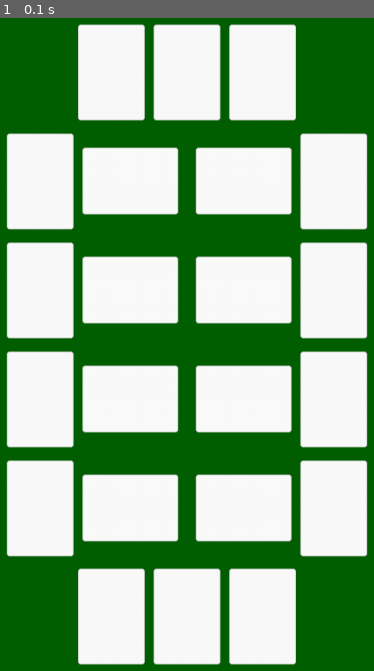
Above: before the commit, frame 1.
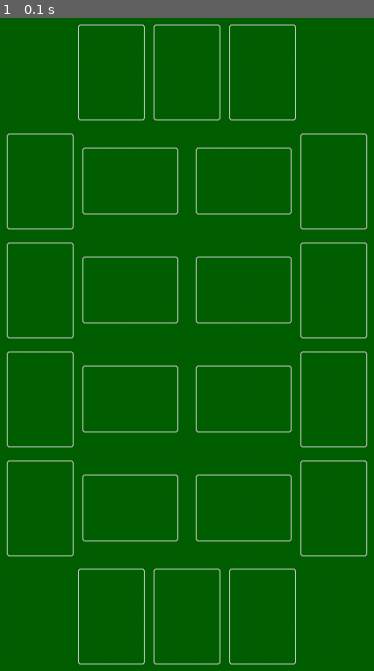
Above: after the commit, the same moment.

Repository: Squizzy/crapette-python
Game: pygame game, started from pygame-client.py
Same seed, same stepped clock (60 frames per second), same inputs: the game is played once before the commit and once after it.
Inputs:
- Up to frame 1 (0.1 s): no input

The runs differ from the first frame. In frame 1, 56% of the frame differs, in the area x 1-99%, y 0-100%.

Commit message:
corrected transparency of EC card; move place_stacks to StacksLayout class and renamed it render_empty_stacks

Diff:
--- a/pygame-client.py
+++ b/pygame-client.py
@@ -164,7 +164,7 @@
 
         # Convert each card faces to a surface
         for card in cards_faces:
-            cards_faces[card].convert()
+            cards_faces[card] = cards_faces[card].convert()
 
         self._originally_loaded_cards_faces = cards_faces.copy()
 
@@ -199,7 +199,7 @@
                                         (self.width, self.height))
 
         # Make the EC card transparent
-        self._cards_faces["EC"].set_colorkey(self._originally_loaded_cards_faces["EC"].get_at((50,50)))
+        self._cards_faces["EC"].set_colorkey(self._cards_faces["EC"].get_at((50,50)))
 
 class StacksLayout:
     _screen_width: int
@@ -220,6 +220,7 @@
         self._screen_height = GAME_HEIGHT
 
         self._cards = cards
+
         # self._card_width = cards.card_width
         # self._card_height = cards.card_height
         # , self._card_height = scaled_cards_dimensions(GAME_HEIGHT)
@@ -332,7 +333,6 @@
         stacks_positions = opponent_base_stacks_positions |center_stacks_positions | player_base_stacks_positions
         return stacks_positions
 
-
     def stacks_reposition_and_resize(self, width: int, height: int, cards: Cards) -> None:
         """
         Resize the screen
@@ -358,9 +358,32 @@
         self._margin_y = self._cards.height // 7
         self._positions = self._calculate_positions()
 
-
-card_faces: dict[str, pygame.Surface] = {}
-clock: pygame.time.Clock = pygame.time.Clock()
+    def render_empty_stacks(self, surface: pygame.Surface, cards: Cards):
+        stacks_positions = stacks_layout.stacks_positions
+        # stacks_positions = StacksLayout().stacks_positions
+
+        # for stack in stacks_positions:
+        #     blit_blank = cards.card_faces["EC"] if stacks_positions[stack][2] \
+        #         else pygame.transform.rotate(cards.card_faces["EC"].copy(), 90)
+
+        #     surface.blit(blit_blank, (stacks_positions[stack][0], stacks_positions[stack][1]) )
+
+        # stacks_positions = StacksLayout().stacks_positions
+
+        card_face: str = "EC"
+        # card_face = "HQ"
+
+        for stack in stacks_positions:
+            blit_blank = self._cards.faces[card_face] if stacks_positions[stack][2] \
+                                        else pygame.transform.rotate(self._cards.faces[card_face].copy(), 90)
+
+            # blit_blank.set_colorkey(blit_blank.get_at((50,50)))
+
+            surface.blit(blit_blank, (stacks_positions[stack][0], stacks_positions[stack][1]) )
+
+
+# card_faces: dict[str, pygame.Surface] = {}
+# clock: pygame.time.Clock = pygame.time.Clock()
 
 def pygame_init():
     # Initialise pygame
@@ -410,23 +433,7 @@
 
 
 
-def place_stacks(surface: pygame.Surface, stacks_layout: StacksLayout, cards: Cards):
-    stacks_positions = stacks_layout.stacks_positions
-    # stacks_positions = StacksLayout().stacks_positions
-
-    # for stack in stacks_positions:
-    #     blit_blank = cards.card_faces["EC"] if stacks_positions[stack][2] \
-    #         else pygame.transform.rotate(cards.card_faces["EC"].copy(), 90)
-
-    #     surface.blit(blit_blank, (stacks_positions[stack][0], stacks_positions[stack][1]) )
-
-    # stacks_positions = StacksLayout().stacks_positions
-
-    for stack in stacks_positions:
-        blit_blank = cards.faces["EC"] if stacks_positions[stack][2] \
-            else pygame.transform.rotate(cards.faces["EC"].copy(), 90)
-
-        surface.blit(blit_blank, (stacks_positions[stack][0], stacks_positions[stack][1]) )
+
 
 def update_stacks(surface: pygame.Surface):
     #TODO: Implement the update_stacks function
@@ -485,7 +492,7 @@
         surface.fill(color)
 
         # place empty cards in the stacks positions
-        place_stacks(surface, stacks_layout, cards)
+        stacks_layout.render_empty_stacks(surface, cards)
 
         # Make a circle
         # pygame.draw.circle(surface, (FELT_BLUE), (GAME_WIDTH/2, GAME_HEIGHT/2), 75)
